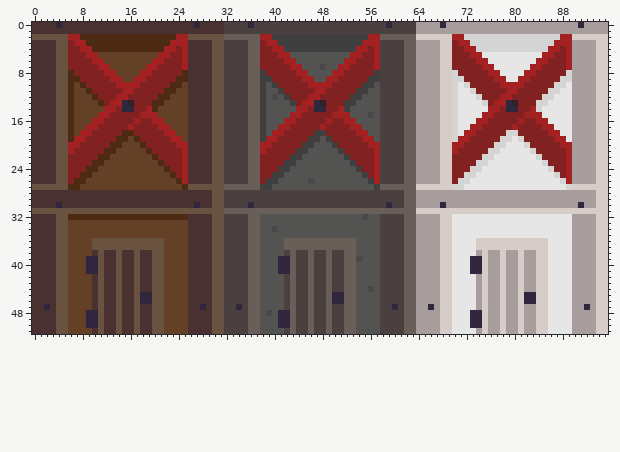
Sprite sheet -- kingslayer/resources/images/barracks_red.png. The picture above is the old version.
The file is 96x52 pixels. Colours within 5 levels of each other are drawn and written as one.
Now the later version:
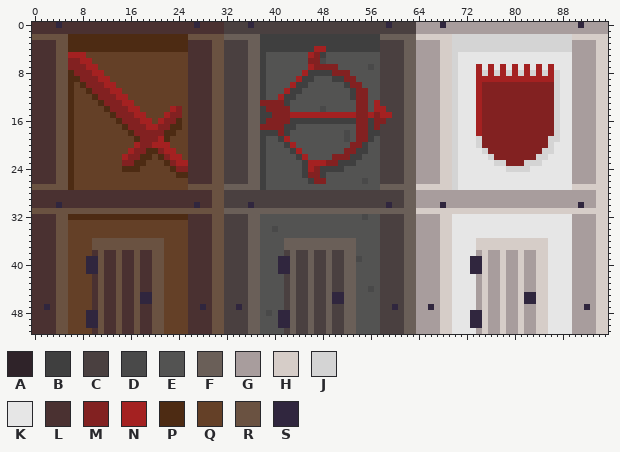
Palette (. is transparent): A #2f2329  B #3f3f3f  C #4a4040  D #494949  E #535352  F #6a5f58  G #a89d9d  H #d6cdc8  J #d4d4d4  K #e6e6e6  L #4a3131  M #822121  N #a42121  P #4d2b13  Q #644027  R #6a5241  S #30263e
Diff:
y 2: x 6..7 NN -> PP; x 24..25 NN -> PP; x 38..39 NN -> BB; x 56..57 NN -> BB; x 70..71 NN -> JJ; x 88..89 NN -> JJ
y 3: x 6..8 MNN -> PPP; x 23..25 NNN -> PPP; x 38..40 MNN -> BBB; x 55..57 NNN -> BBB; x 70..72 MNN -> JJJ; x 87..89 NNN -> JJJ
y 4: x 6..9 MMNN -> PPPP; x 22..25 NNMN -> PPPP; x 38..41 MMNN -> BBBB; x 47..48 BB -> NN; x 54..57 NNMN -> BBBB; x 70..73 MMNN -> JJJJ; x 86..89 NNMN -> JJJJ
y 5: x 6..10 MMMNN -> NNNQQ; x 21..25 NNMMN -> QQQQQ; x 38..42 MMMNN -> BEEEE; x 46..48 EEE -> NMB; x 53..57 NNMMN -> EEEEE; x 70..74 MMMNN -> JKKKK; x 85..89 NNMMN -> KKKKK
y 6: x 8..11 MMNN -> NNQQ; x 20..25 NNMMMN -> QQQQQQ; x 38..43 MMMMNN -> BEEEEE; x 46..48 EEE -> MMD; x 52..57 NNMMMN -> EEEEEE; x 70..75 MMMMNN -> JKKKKK; x 84..89 NNMMMN -> KKKKKK
y 7: x 9..12 MMNN -> NNQQ; x 19..25 NNMMMMN -> QQQQQQQ; x 38..44 MMMMMNN -> BEEEEEE; x 46..57 EEDEENNMMMMN -> NMMMMEEEEEDE; x 70..75 MMMMMN -> JKKKNK; x 78 K -> N; x 80 K -> N; x 82..83 KN -> NK; x 85..89 MMMMN -> KNKKK
y 8: x 10..13 MMNN -> NNQQ; x 18..25 NNMMMMMP -> QQQQQQQQ; x 39..44 MMMMMN -> EEEEEE; x 46..51 EEEENN -> BBBBMM; x 53..57 MMMMB -> EEEEE; x 71..75 MMMMM -> KKKNJ; x 77..81 NKKKK -> JNJNJ; x 83..89 NMMMMMJ -> JNJNJKK
y 9: x 11..14 MMNN -> NNQQ; x 17..25 NNMMMMMPP -> QQQQQQQQQ; x 39..46 BMMMMMNN -> EEEEENBB; x 49..51 NNM -> EBB; x 54..57 MMBB -> EEEE; x 71..76 JMMMMM -> KKKNNN; x 79..80 KK -> NN; x 83..89 MMMMMJJ -> NNNNJKK
y 10: x 12..24 MMNNNNMMMMMPP -> NNQQQQQQQQQQQ; x 40..52 BMMMMMNNNNMMM -> EEENBBEEEEEEB; x 55..56 BB -> EE; x 72..74 JMM -> KKN; x 78..81 NNNN -> MMMM; x 88 J -> K
y 11: x 13..23 MMNNMMMMMPP -> NNQQQQQQQQQ; x 41..55 BMMMMMNNMMMMMBB -> ENBBEEEEEEEEBMM; x 73..74 JM -> KN; x 79..80 NN -> MM; x 86 J -> M
y 12: x 16..22 MMMMMPP -> QQQQQQQ; x 40..41 DE -> EN; x 43..52 MMMNNMMMMM -> BEEEEEEEEE; x 54..55 BE -> MM; x 74 J -> N; x 78..79 NN -> MM; x 85..87 JJK -> MMJ
y 13: x 13..21 NNSAMMMPP -> MMNNQQQQQ; x 38..55 BEEEEBMNNSAMMMBBEE -> MMMMBEEEEEEEEEEEMM; x 57 E -> N; x 74..75 KJ -> NM; x 77..80 NNSA -> MMMM; x 84..87 JJKK -> MMMJ
y 14: x 12..13 NN -> PM; x 15..20 SSMMNP -> MNNQQQ; x 23..24 QQ -> NM; x 39..42 EEEE -> MMMM; x 44..52 NNMSSMMNB -> EEEEDEEEE; x 54..55 EE -> MM; x 57..58 EC -> NN; x 74..77 KKNN -> NMMM; x 79..80 SS -> MM; x 83..87 NJKKK -> MMMMJ
y 15: x 11..13 NNM -> QQP; x 17 M -> N; x 19..20 NN -> QQ; x 22..24 QQQ -> NMM; x 39..42 EEEE -> BMMM; x 45..49 MMMMM -> NNNNN; x 53..59 EEEDECC -> NMMNMNN; x 74..76 KNN -> NMM; x 82..87 NNNKKK -> MMMMMJ
y 16: x 10..14 NNMMM -> QQQQP; x 17..20 NMMN -> MNNQ; x 22..24 QQQ -> MMP; x 39..58 EEENNMMMMMNMMNNEEEEC -> MMMMBBBBBBBBBBBMMBMM; x 75 N -> M; x 81 N -> M; x 84..87 NNKK -> MMMJ
y 17: x 9..16 NNMMMMMN -> QQQQQQPM; x 19..24 MMNNQQ -> NNMMPP; x 38..57 BEENNMMMMMNMMMMNNEEE -> MMMMBBEEEEEEEEEEMMBM; x 73 N -> K; x 80 N -> M; x 85..87 NNK -> MMJ
y 18: x 8..15 NNMMMMMP -> QQQQQQQQ; x 22..23 NN -> PP; x 39..57 ENNMMMMMBBMMMMMNNEE -> BBMBEEEEEEEEEDEMMBB; x 72..74 NNM -> KKN; x 79..80 JJ -> MM; x 86..87 NN -> MJ
y 19: x 7..15 NNMMMMMPP -> QQQQQQQQQ; x 21..24 MMNN -> NPQQ; x 39..47 NNMMMMMBB -> EEBNEEEEE; x 49..53 BMMMM -> EEEDE; x 55..56 NN -> MB; x 71..74 NNMM -> KKKJ; x 78..81 JJKJ -> MMMM; x 86..88 MNN -> JJK
y 20: x 6..14 NNMMMMMPP -> PQQQQQQQQ; x 17..18 QP -> NM; x 20..25 MMMMNN -> NNNQQQ; x 38..46 NNMMMMMBB -> BEEEBNEEE; x 50..52 BMM -> EEE; x 55..57 MNN -> BEE; x 70..74 NNMMM -> JKKKJ; x 77..82 JJKKKJ -> MMMMMM; x 86..89 MMNN -> JKKK
y 21: x 6..13 NMMMMMPP -> PQQQQQQQ; x 16..18 QQQ -> NMM; x 20 M -> P; x 22..25 MMMN -> NNQQ; x 38..45 NMMMMMBB -> BEEEEBNE; x 51 B -> E; x 54..57 MMMN -> BBEE; x 70..83 NMMMMMJJKKKKKJ -> JKKKKJMMMMMMMM; x 85..89 MMMMN -> JJKKK
y 22: x 6..12 MMMMMPP -> PQQQQQQ; x 15..21 QQQQQPM -> NMMPPQP; x 23..25 MMN -> NNQ; x 38..43 MMMMMB -> BEEEEE; x 45 E -> N; x 50..57 EEBMMMMN -> MMMBBEEE; x 70..75 MMMMMJ -> JKKKKK; x 77..83 KKKKKKK -> MMMMMMM; x 85..89 MMMMN -> JKKKK
y 23: x 6..11 MMMMPP -> PQQQQQ; x 15..18 QQQQ -> MMPP; x 21..22 PM -> QP; x 24 M -> N; x 38..43 MMMMBB -> BEEEEE; x 45..52 EEEEEEEE -> BNNNMMBB; x 54..57 MMMN -> EEEE; x 70..75 MMMMJJ -> JKKKKK; x 77..89 KKKKKKKKJMMMN -> JJMMMJJJKKKKK
y 24: x 6..10 MMMPP -> PQQQQ; x 15..17 QQQ -> PPP; x 22..23 PM -> QP; x 25 N -> M; x 38..42 MMMBB -> BEEEE; x 45..51 EEEEEEE -> BNMBBBB; x 54..57 BMMN -> EEEE; x 70..74 MMMJJ -> JKKKK; x 79..82 KKKK -> JJJJ; x 86..89 JMMN -> KKKK
y 25: x 6..9 MMPP -> PQQQ; x 23..25 PMN -> QPP; x 38..41 MMBB -> BEEE; x 45..48 EEEE -> BMMB; x 55..57 BMN -> EEE; x 70..73 MMJJ -> JKKK; x 87..89 JMN -> KKK
y 26: x 6..8 MPP -> PQQ; x 24..25 PN -> QQ; x 38..40 MBB -> BEE; x 46..48 DEE -> BMM; x 55..57 EBN -> DEE; x 70..72 MJJ -> JKK; x 88..89 JN -> KK
y 27: x 7 P -> Q; x 25 P -> Q; x 39 B -> E; x 57 B -> E; x 71 J -> K; x 89 J -> K
Boxes around the changes in both pictures, in picture pixels (x1, y1, x2, y2):
changed: (68, 34, 188, 190)
changed: (260, 34, 392, 190)
changed: (452, 34, 572, 190)
